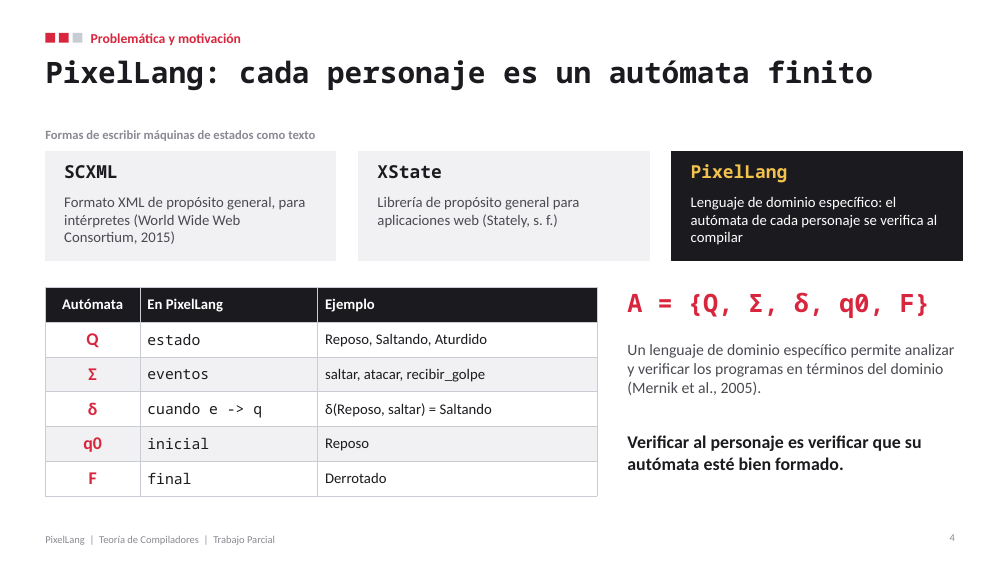
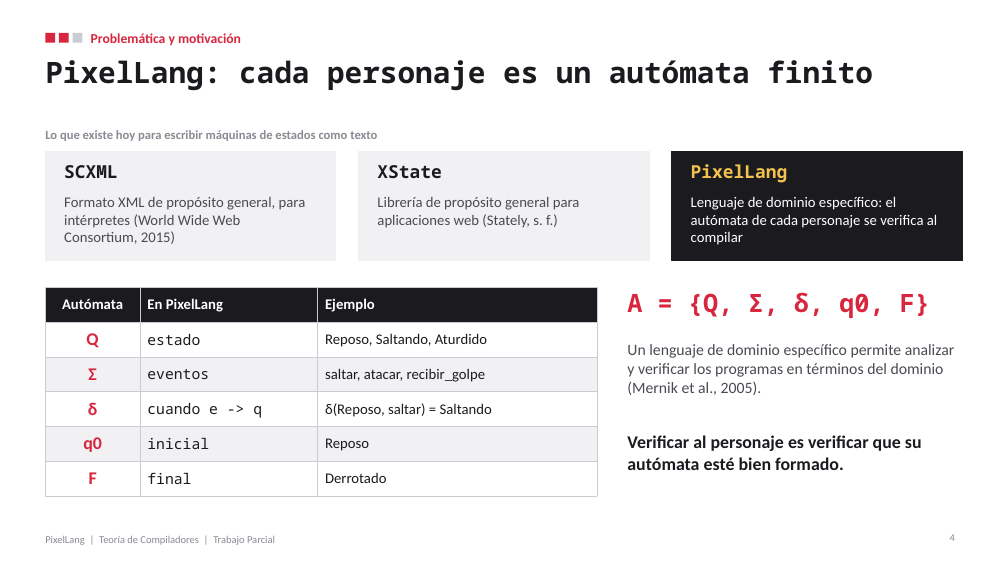
Before and after one commit to DavidRamPari/pixellang, a slide deck: slide 4 of docs/PixelLang_Presentacion.pptx. Drawn at 1008x567 pixels with LibreOffice and Linux fonts; fonts in the diff are those of the drawing. Boxes give left, top, right and bottom in pixels: in the first picture for what was removed or moved away, otherwise in the second. Text is boxed around its words. In the diff, an @@ line names an element or a change of style, - is before the commit and + after.

Commit message:
Mejora la problemática: importancia, proceso actual y motivación
El informe y la presentación responden las preguntas del enunciado: por qué el problema es importante (un error en la máquina de estados llega al jugador y el compilador del juego no lo detecta), qué existe hoy y por qué revisarlo es un proceso largo (30 combinaciones de estado y evento en un personaje con 5 estados y 6 eventos, probadas a mano en cada cambio). Se agrega la motivación de aplicar los temas del curso. Las notas de Diego siguen ese orden.

```diff
--- a/docs/PixelLang_Presentacion.pptx
+++ b/docs/PixelLang_Presentacion.pptx
@@ text at [45, 130, 377, 141]: text changed @@
-Formas de escribir máquinas de estados como texto
+Lo que existe hoy para escribir máquinas de estados como texto
```
Also in this commit, not shown: 1 other slide changed, 3 other files.
